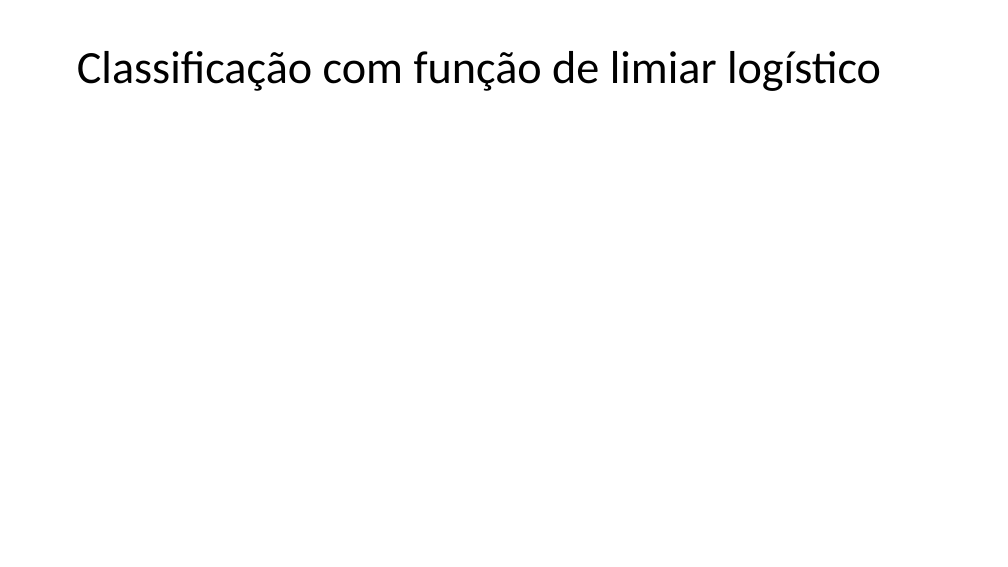
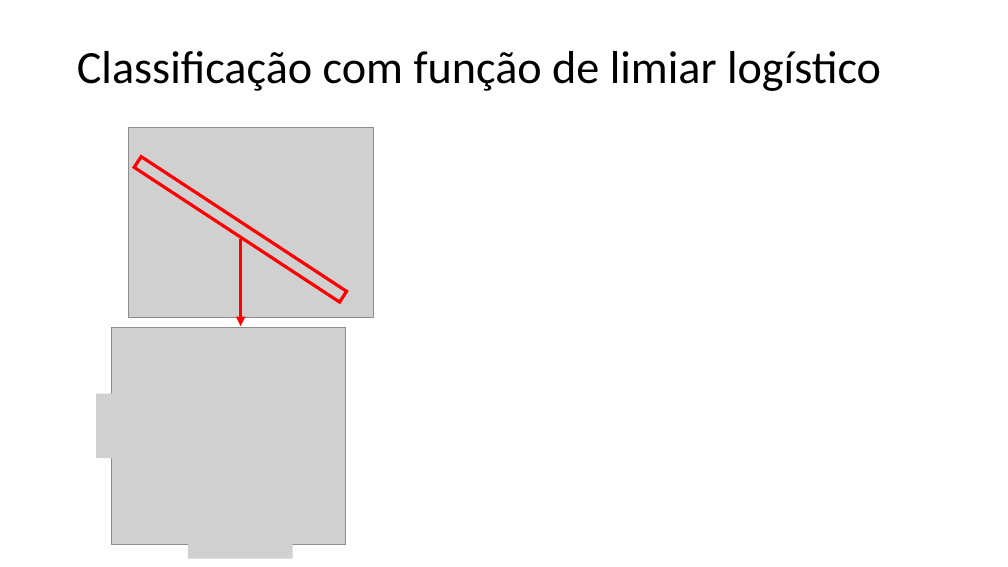
Before and after one commit to zz4fap/t320_aprendizado_de_maquina, a slide deck: slide 4 of slides/T320_Classificação (Parte III).pptx (slide 3 before the commit). Drawn at 1008x567 pixels with LibreOffice and Linux fonts; fonts in the diff are those of the drawing; grey boxes stand for pictures. Boxes give left, top, right and bottom in pixels: in the first picture for what was removed or moved away, otherwise in the second. Text is boxed around its words. In the diff, an @@ line names an element or a change of style, - is before the commit and + after.

```diff
--- a/slides/T320_Classificação (Parte III).pptx
+++ b/slides/T320_Classificação (Parte III).pptx
@@ group added at [96, 128, 374, 559]: 4 pictures, 1 rectangle, 1 arrow @@
```
Also in this commit, not shown: 2 other slides changed, 8 slides added, 8 other files.
